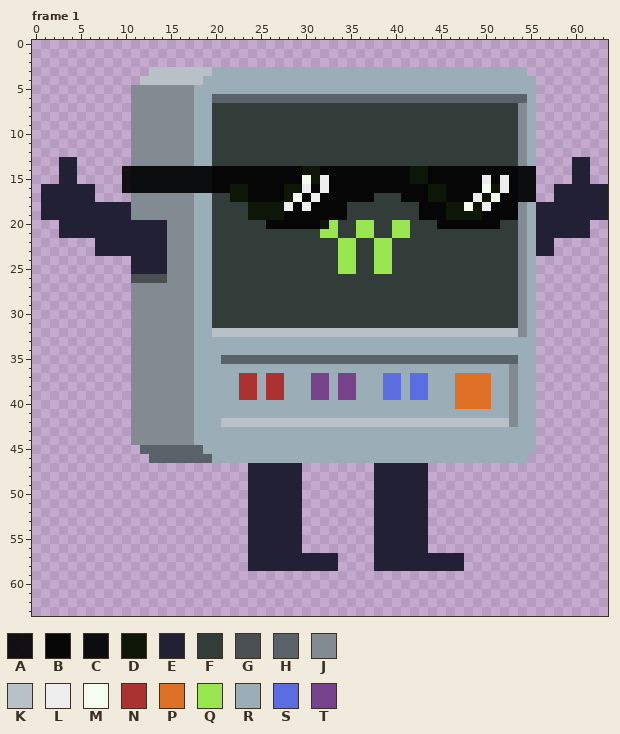
Two versions of one pixel-art file, UwUloscopio.aseprite. Above, as it was before the edit.
64x64 pixels, 16 frames. Colours within 5 levels of each other are drawn and written as one. Shown: frame 1. The commit also changed other frames, which this record leaves out.
Palette (. is transparent): A #000000e7  B #050605  C #0c0d0e  D #0e1608  E #222034  F #323c39  G #494f52  H #586268  J #818b91  K #b7c1c7  L #ecedec  M #f5fdef  N #ac3232  P #df7126  Q #99e550  R #9badb7  S #5b6ee1  T #76428a
After:
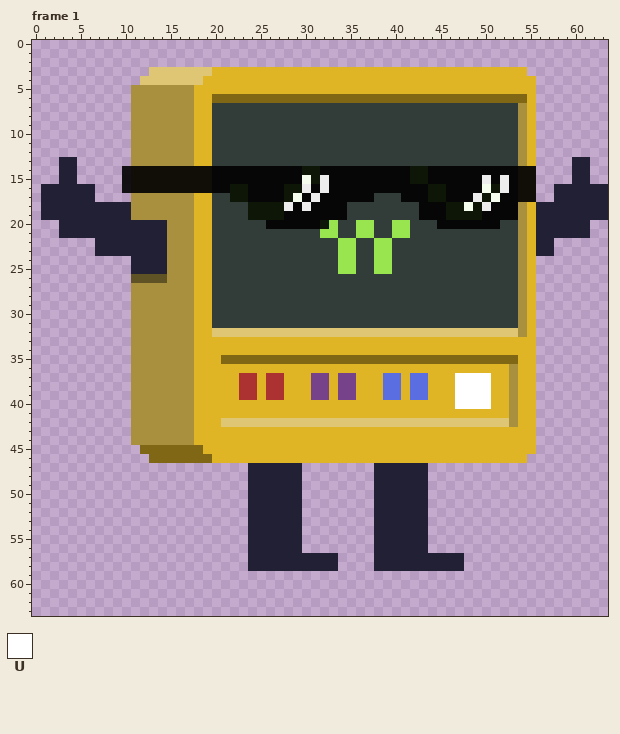
Colours new in this view: U #ffffff
Edits made:
Colour C changes from #0c0d0e to #100e06.
Colour G changes from #494f52 to #5f5224.
Colour H changes from #586268 to #7f6716.
Colour J changes from #818b91 to #a8903f.
Colour K changes from #b7c1c7 to #dec675.
Colour R changes from #9badb7 to #dfb526.
Frame 1, layer "Botonera":
Colour U replaces colour P in rows 37 to 40 at x 47 to 50.
Where, in picture pixels (left, top, right, bottom), the same in both pictures:
changed: (131, 67, 536, 463)
